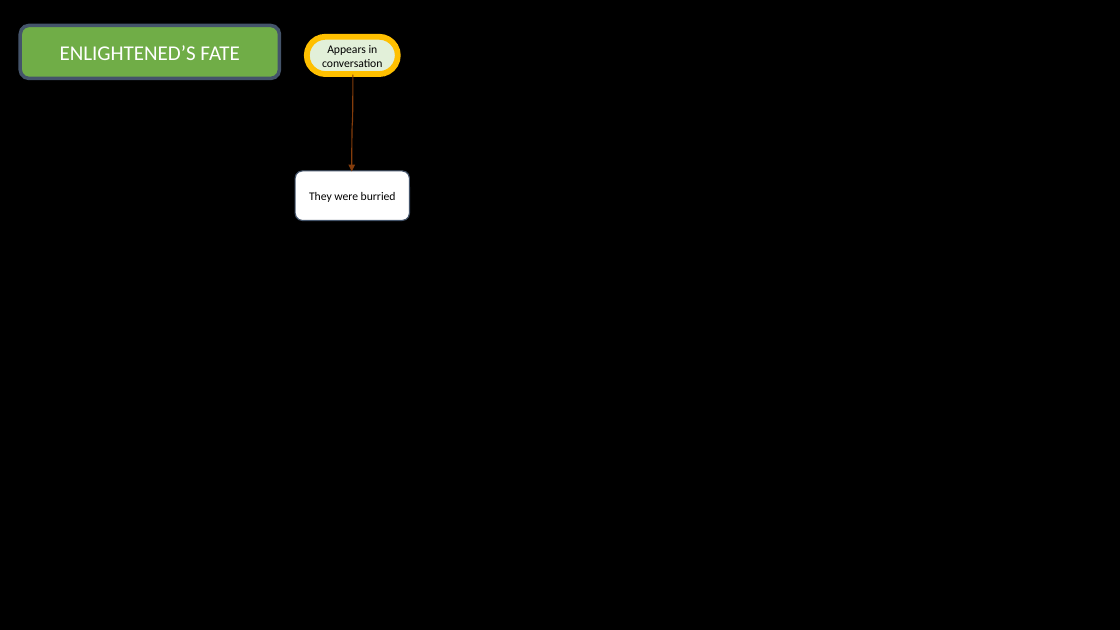
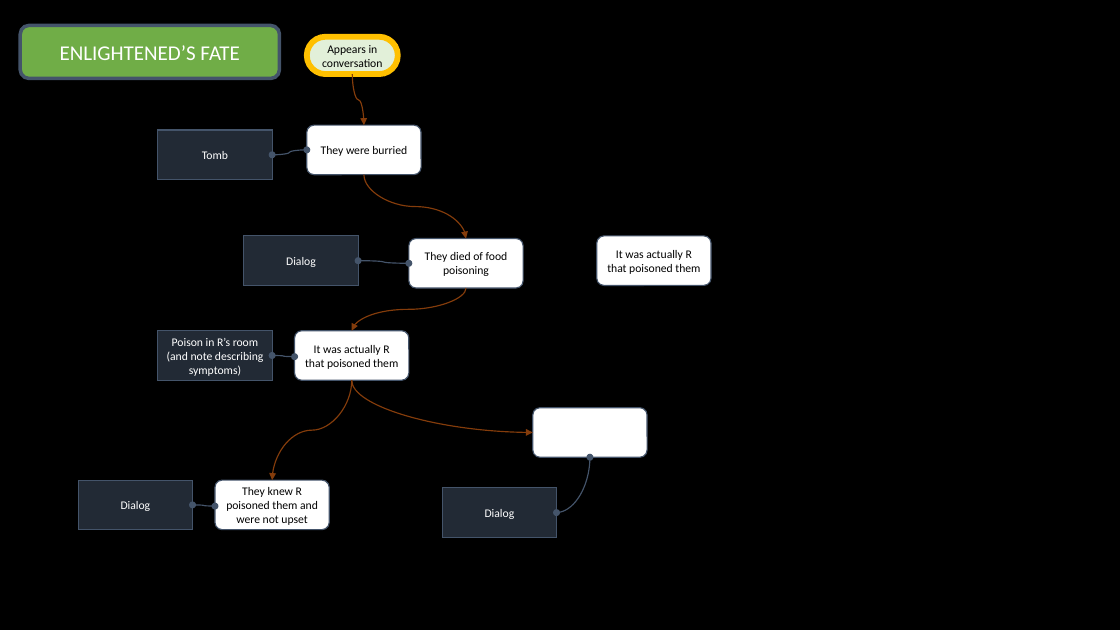
Before and after one commit to Tchetchouille/ijo-musi, a slide deck: slide 2 of Design Documents/Narration/Narrative Map.pptx. Drawn at 1120x630 pixels with LibreOffice and Linux fonts; fonts in the diff are those of the drawing. Boxes give left, top, right and bottom in pixels: in the first picture for what was removed or moved away, otherwise in the second. Text is boxed around its words. In the diff, an @@ line names an element or a change of style, - is before the commit and + after.

```diff
--- a/Design Documents/Narration/Narrative Map.pptx
+++ b/Design Documents/Narration/Narrative Map.pptx
@@ curved arrow moved from (353, 75) - (352, 171) to (352, 74) - (364, 125) @@
@@ rounded rectangle added at bbox=[158, 130, 272, 180], fill #222A35, outline #44546A 1 pt, 10 pt, text #FFFFFF @@
+Tomb
@@ rounded rectangle "They were burried": place and size @@
-rounded rectangle "They were burried" at bbox=[295, 171, 409, 220]
+rounded rectangle "They were burried" at bbox=[307, 125, 421, 175]
@@ curved double arrow added from (272, 155) to (307, 150), #44546A 1 pt @@
@@ curved arrow added from (364, 175) to (466, 239), #FFC000 1 pt @@
@@ rounded rectangle added at bbox=[244, 236, 358, 286], fill #222A35, outline #44546A 1 pt, 10 pt, text #FFFFFF @@
+Dialog
@@ rounded rectangle added at bbox=[409, 239, 523, 288], fill #FFFFFF, outline #44546A 1 pt, 10 pt, text #000000 @@
+They died of food poisoning
@@ rounded rectangle added at bbox=[597, 236, 711, 286], fill #FFFFFF, outline #44546A 1 pt, 10 pt, text #000000 @@
+It was actually R that poisoned them
@@ curved double arrow added from (358, 260) to (409, 263), #44546A 1 pt @@
@@ curved arrow added from (466, 288) to (352, 331), #FFC000 1 pt @@
@@ rounded rectangle added at bbox=[158, 331, 272, 381], fill #222A35, outline #44546A 1 pt, 10 pt, text #FFFFFF @@
+Poison in R’s room
+(and note describing symptoms)
@@ curved double arrow added from (272, 355) to (295, 357), #44546A 1 pt @@
@@ rounded rectangle added at bbox=[295, 331, 409, 381], fill #FFFFFF, outline #44546A 1 pt, 10 pt, text #000000 @@
+It was actually R that poisoned them
@@ curved arrow added from (352, 381) to (272, 481), #FFC000 1 pt @@
@@ curved arrow added from (352, 381) to (533, 433), #FFC000 1 pt @@
@@ rounded rectangle added at bbox=[533, 408, 647, 457], fill #FFFFFF, outline #44546A 1 pt @@
@@ curved double arrow added from (557, 513) to (590, 457), #44546A 1 pt @@
@@ rounded rectangle added at bbox=[78, 481, 192, 530], fill #222A35, outline #44546A 1 pt, 10 pt, text #FFFFFF @@
+Dialog
@@ curved double arrow added from (192, 505) to (215, 506), #44546A 1 pt @@
@@ rounded rectangle added at bbox=[215, 481, 329, 530], fill #FFFFFF, outline #44546A 1 pt, 10 pt, text #000000 @@
+They knew R poisoned them and were not upset
@@ rounded rectangle added at bbox=[443, 488, 557, 538], fill #222A35, outline #44546A 1 pt, 10 pt, text #FFFFFF @@
+Dialog
```
Also in this commit, not shown: 4 other slides changed, 19 other files.
